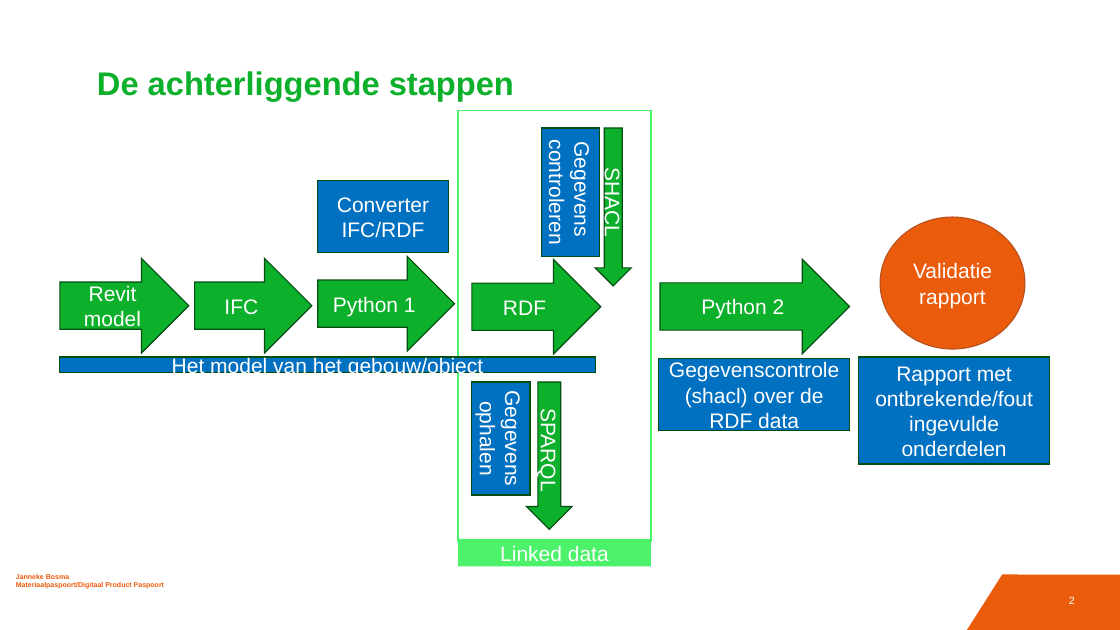
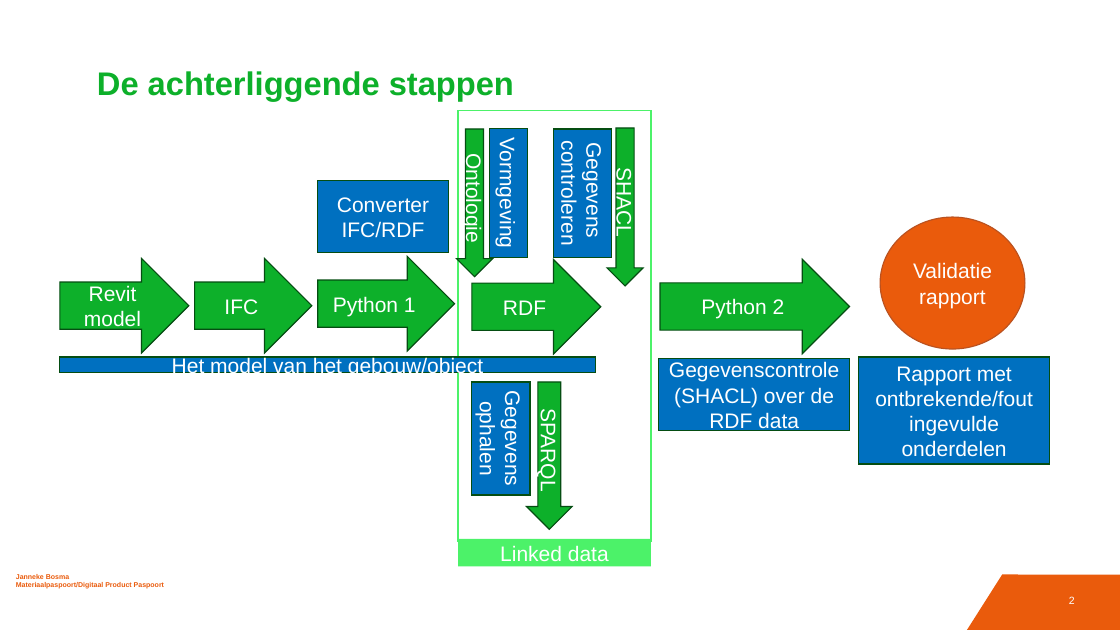
Before and after one commit to JannekeBosma/DPP, a slide deck: slide 2 of NL - Deel 2 Uitleg DPP en validatietool.pptx. Drawn at 1120x630 pixels with LibreOffice and Linux fonts; fonts in the diff are those of the drawing. Boxes give left, top, right and bottom in pixels: in the first picture for what was removed or moved away, otherwise in the second. Text is boxed around its words. In the diff, an @@ line names an element or a change of style, - is before the commit and + after.

```diff
--- a/NL - Deel 2 Uitleg DPP en validatietool.pptx
+++ b/NL - Deel 2 Uitleg DPP en validatietool.pptx
@@ right arrow added at (457, 129, 493, 277), fill #0DB02A, outline #064D12 1 pt, 18 pt, text #FFFFFF @@
+Ontologie
@@ rectangle added at (490, 129, 528, 258), fill #0070C0, outline #064D12 1 pt, 18 pt, text #FFFFFF @@
+Vormgeving
@@ rectangle "Gegevens": place and size @@
-rectangle "Gegevens" at (541, 128, 599, 256)
+rectangle "Gegevens" at (554, 129, 612, 258)
@@ right arrow "SHACL": place and size @@
-right arrow "SHACL" at (595, 128, 631, 286)
+right arrow "SHACL" at (607, 128, 643, 286)
@@ text in rectangle at (669, 361, 839, 432): text changed @@
-Gegevenscontrole (shacl) over de RDF data
+Gegevenscontrole (SHACL) over de RDF data
```
Also in this commit, not shown: 2 slides added, 1 other file.
